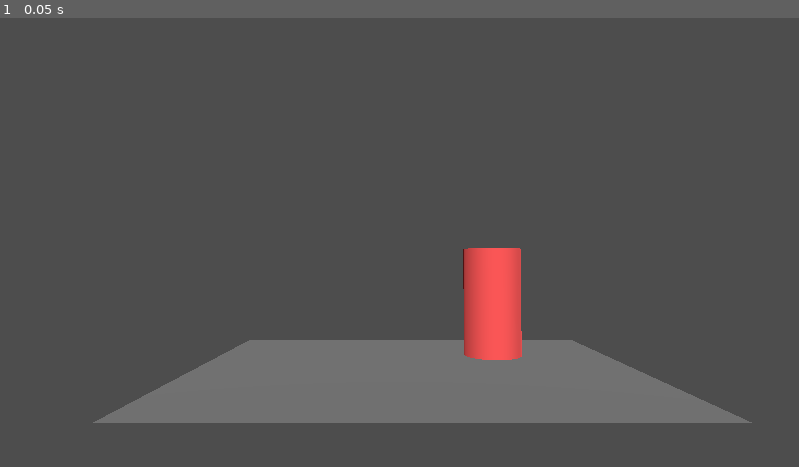
Above: before the commit, frame 1.
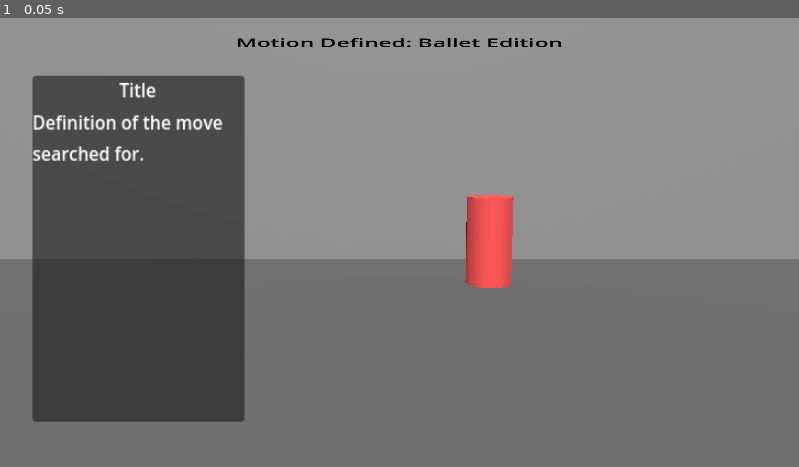
Above: after the commit, the same moment.

Repository: Makarose/Motion-Defined-Ballet-Edition
Game: Godot game, scene res://Scenes/main.tscn
The game is run twice, just before and just after one commit, with the same random seed, the same clock (stepped at 60 frames per second) and the same inputs. Before the commit the project has no main scene; this scene is started directly in both runs.
Inputs:
- Up to frame 1 (0.05 s): no input

The runs differ from the first frame. In frame 1, 72% of the frame differs, in the area x 0-100%, y 0-100%.

Commit message:
Added basic UI and framed main scene better.

Diff:
--- /dev/null
+++ b/Scenes/UI.tscn
@@ -0,0 +1,53 @@
+[gd_scene load_steps=3 format=3 uid="uid://crbl3op3bapp6"]
+
+[sub_resource type="StyleBoxEmpty" id="StyleBoxEmpty_qasxl"]
+
+[sub_resource type="LabelSettings" id="LabelSettings_scrkw"]
+font_size = 40
+font_color = Color(0, 0, 0, 1)
+
+[node name="Control" type="Control"]
+layout_mode = 3
+anchors_preset = 15
+anchor_right = 1.0
+anchor_bottom = 1.0
+grow_horizontal = 2
+grow_vertical = 2
+
+[node name="CanvasLayer" type="CanvasLayer" parent="."]
+
+[node name="MainTitle" type="PanelContainer" parent="CanvasLayer"]
+offset_left = 567.0
+offset_top = -45.0
+offset_right = 1144.0
+offset_bottom = 244.0
+scale = Vector2(1.36, 0.72)
+theme_override_styles/panel = SubResource("StyleBoxEmpty_qasxl")
+
+[node name="Title" type="Label" parent="CanvasLayer/MainTitle"]
+layout_mode = 2
+text = "Motion Defined: Ballet Edition"
+label_settings = SubResource("LabelSettings_scrkw")
+horizontal_alignment = 1
+
+[node name="Definitions" type="PanelContainer" parent="CanvasLayer"]
+offset_left = 78.0
+offset_top = 139.0
+offset_right = 271.0
+offset_bottom = 428.0
+scale = Vector2(2.64, 2.88)
+
+[node name="VBoxContainer" type="VBoxContainer" parent="CanvasLayer/Definitions"]
+layout_mode = 2
+size_flags_stretch_ratio = 0.0
+
+[node name="Title" type="Label" parent="CanvasLayer/Definitions/VBoxContainer"]
+layout_mode = 2
+theme_override_constants/line_spacing = 0
+text = "Title"
+horizontal_alignment = 1
+
+[node name="Text" type="Label" parent="CanvasLayer/Definitions/VBoxContainer"]
+layout_mode = 2
+text = "Definition of the move searched for. "
+autowrap_mode = 2
--- a/Scenes/main.tscn
+++ b/Scenes/main.tscn
@@ -1,13 +1,8 @@
-[gd_scene load_steps=7 format=3 uid="uid://cln35bqs21un4"]
+[gd_scene load_steps=6 format=3 uid="uid://cln35bqs21un4"]
 
-[sub_resource type="Environment" id="Environment_u41te"]
-ambient_light_source = 2
-ambient_light_color = Color(0.774234, 0.895741, 0.999291, 1)
-ambient_light_energy = 5.0
+[ext_resource type="PackedScene" uid="uid://crbl3op3bapp6" path="res://Scenes/UI.tscn" id="1_d8f8u"]
 
 [sub_resource type="Environment" id="Environment_fuuef"]
-
-[sub_resource type="BoxMesh" id="BoxMesh_opltv"]
 
 [sub_resource type="CylinderMesh" id="CylinderMesh_q85hf"]
 
@@ -18,43 +13,37 @@
 
 [node name="Main" type="Node3D"]
 
-[node name="WorldEnvironment" type="WorldEnvironment" parent="."]
-environment = SubResource("Environment_u41te")
+[node name="Control" parent="." instance=ExtResource("1_d8f8u")]
 
 [node name="Camera3D" type="Camera3D" parent="."]
-transform = Transform3D(1, 0, 0, 0, 0.999491, -0.0319167, 0, 0.0319167, 0.999491, 3.96249, -0.275467, 1.85779)
+transform = Transform3D(1, 0, 0, 0, 0.990193, 0.139709, 0, -0.139709, 0.990193, 3.88979, 0.558878, 0.609345)
 environment = SubResource("Environment_fuuef")
-fov = 42.1875
-
-[node name="Box" type="MeshInstance3D" parent="."]
-transform = Transform3D(1.56, 0, 0, 0, 1, 0, 0, 0, 1, 0, 0, 0.637352)
-mesh = SubResource("BoxMesh_opltv")
+fov = 43.724
 
 [node name="BlockerDancer" type="MeshInstance3D" parent="."]
-transform = Transform3D(0.213036, 0, 0, 0, 0.214387, 0, 0, 0, 0.244817, 4.31016, -0.44368, -0.332345)
+transform = Transform3D(0.213036, 0, 0, 0, 0.214387, 0, 0, 0, 0.244817, 4.31016, 0.192564, -1.99192)
 mesh = SubResource("CylinderMesh_q85hf")
-skeleton = NodePath("../Box")
+skeleton = NodePath("")
 surface_material_override/0 = SubResource("StandardMaterial3D_7eohw")
 
-[node name="MeshInstance3D" type="MeshInstance3D" parent="."]
-transform = Transform3D(1.42968, 0, 0, 0, 1.31539, 0, 0, 0, 0.244817, 4.0096, -0.00593692, -0.697384)
-visible = false
+[node name="BackWall" type="MeshInstance3D" parent="."]
+transform = Transform3D(7.73625, 0, 0, 0, 2.80288, 0, 0, 0, 0.244817, 4.0096, 0.627385, -2.64062)
 mesh = SubResource("QuadMesh_a87ou")
 skeleton = NodePath("../BlockerDancer")
 
-[node name="MeshInstance3D2" type="MeshInstance3D" parent="."]
-transform = Transform3D(1.42968, 0, 0, 0, -5.74977e-08, 0.244817, 0, -1.31539, -1.07013e-08, 4.0122, -0.62573, -0.0745021)
+[node name="Floor" type="MeshInstance3D" parent="."]
+transform = Transform3D(6.24279, 0, 0, 0, -1.6559e-07, 0.244817, 0, -3.78824, -1.07013e-08, 4.0122, 0, -1.5201)
 mesh = SubResource("QuadMesh_a87ou")
 skeleton = NodePath("../BlockerDancer")
 
 [node name="MeshInstance3D3" type="MeshInstance3D" parent="."]
-transform = Transform3D(2.73168e-15, 5.74977e-08, 0.244817, 1.42968, -5.74977e-08, 0, 6.24935e-08, 1.31539, -1.07013e-08, 3.32584, 0.0909075, -0.0745021)
+transform = Transform3D(2.73168e-15, 5.40471e-08, 0.39292, 1.42968, -5.40471e-08, 0, 6.24935e-08, 1.23645, -1.71751e-08, 3.37807, -0.0583832, -0.208901)
 visible = false
 mesh = SubResource("QuadMesh_a87ou")
 skeleton = NodePath("../BlockerDancer")
 
 [node name="MeshInstance3D4" type="MeshInstance3D" parent="."]
-transform = Transform3D(2.73168e-15, 5.74977e-08, -0.244817, 1.42968, -5.74977e-08, 0, -6.24935e-08, -1.31539, -1.07013e-08, 4.70551, 0.0909075, -0.0745021)
+transform = Transform3D(2.11907e-15, 5.68283e-08, -0.244817, 1.10906, -5.68283e-08, 0, -4.84787e-08, -1.30008, -1.07013e-08, 4.70551, 0.0909075, -0.240967)
 visible = false
 mesh = SubResource("QuadMesh_a87ou")
 skeleton = NodePath("../BlockerDancer")
--- a/project.godot
+++ b/project.godot
@@ -11,5 +11,11 @@
 [application]
 
 config/name="Motion Defined Ballet Edition"
+run/main_scene="res://Scenes/main.tscn"
 config/features=PackedStringArray("4.3", "Forward Plus")
 config/icon="res://icon.svg"
+
+[display]
+
+window/size/viewport_width=1920
+window/size/viewport_height=1080
